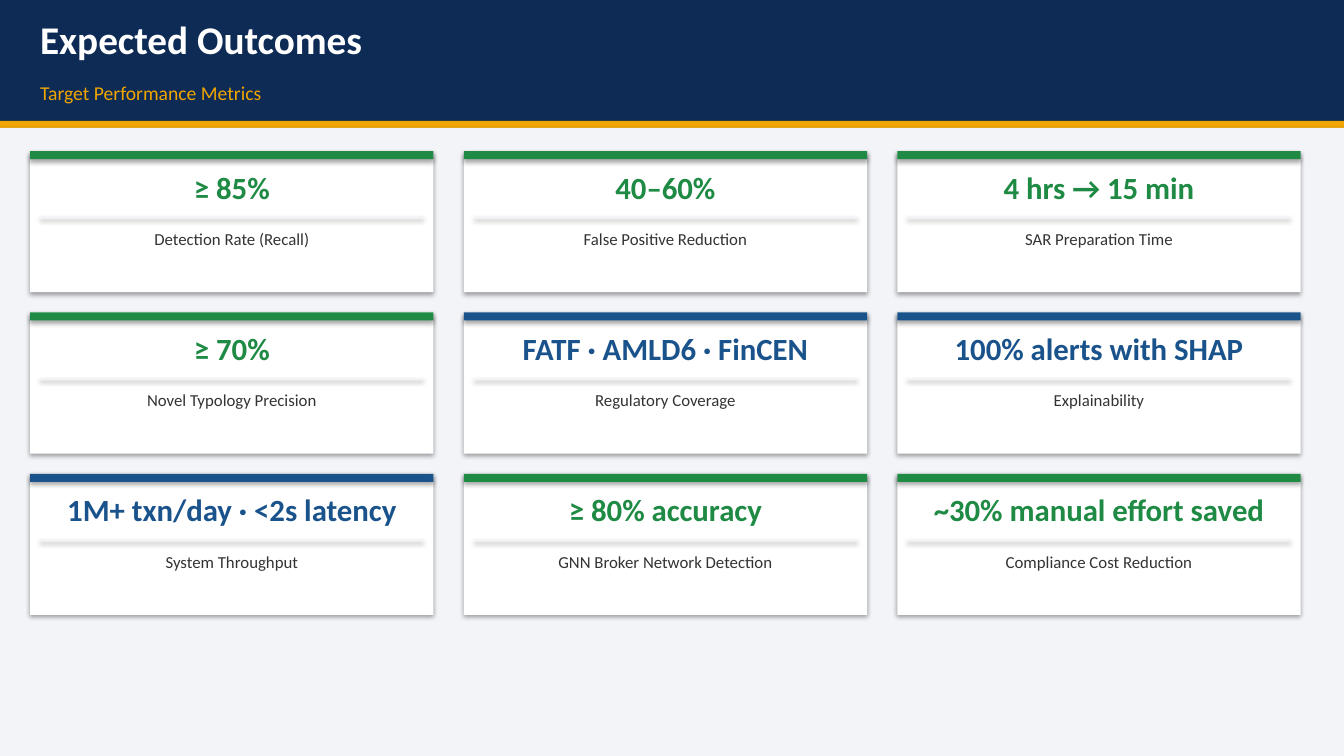
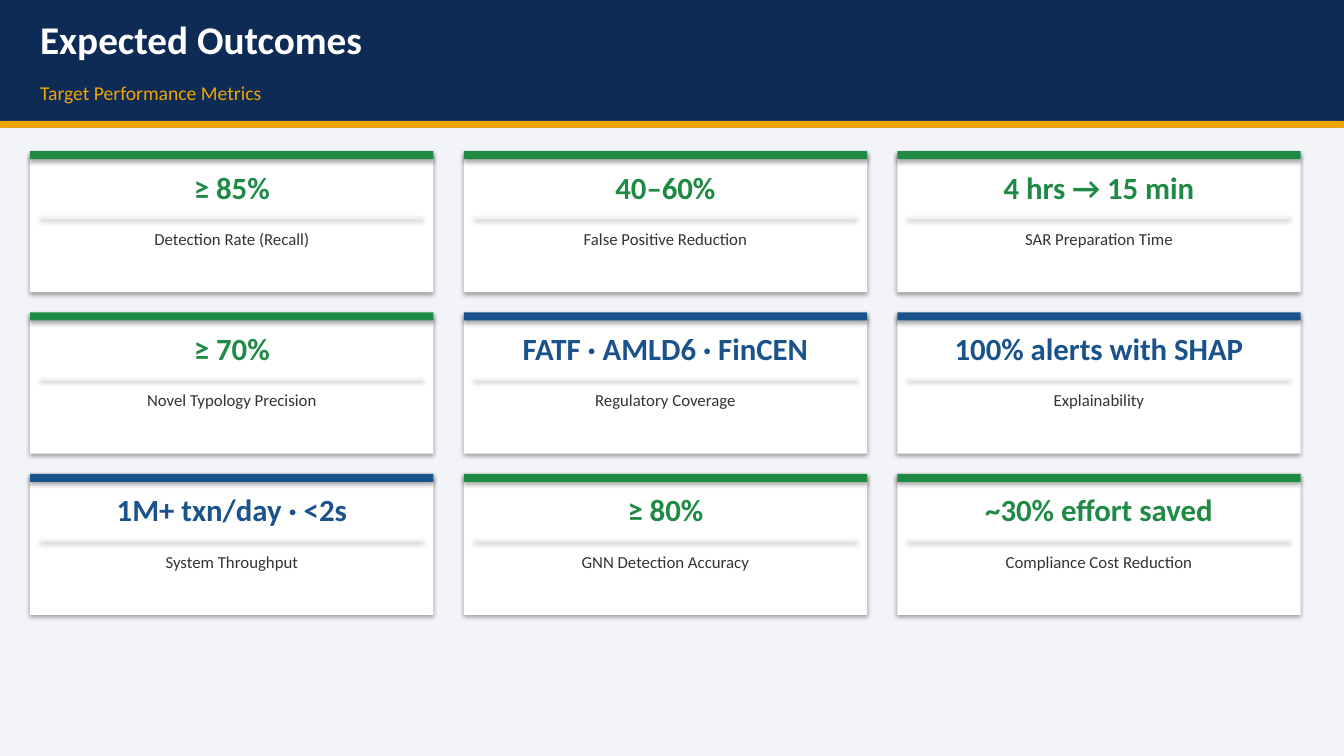
Before and after one commit to senthilsundars/hello-world, a slide deck: slide 14 of AML_Insurance_Presentation.pptx (slide 11 before the commit). Drawn at 1344x756 pixels with LibreOffice and Linux fonts; fonts in the diff are those of the drawing. Boxes give left, top, right and bottom in pixels: in the first picture for what was removed or moved away, otherwise in the second. Text is boxed around its words. In the diff, an @@ line names an element or a change of style, - is before the commit and + after.

```diff
--- a/AML_Insurance_Presentation.pptx
+++ b/AML_Insurance_Presentation.pptx
@@ text at bbox=[117, 499, 347, 526]: text changed @@
-1M+ txn/day · <2s latency
+1M+ txn/day · <2s
@@ text at bbox=[650, 499, 704, 522]: text changed @@
-≥ 80% accuracy
+≥ 80%
@@ text at bbox=[985, 499, 1212, 522]: text changed @@
-~30% manual effort saved
+~30% effort saved
@@ text at bbox=[582, 556, 749, 571]: text changed @@
-GNN Broker Network Detection
+GNN Detection Accuracy
```
Also in this commit, not shown: 5 other slides changed, 6 slides added, 3 slides removed.
